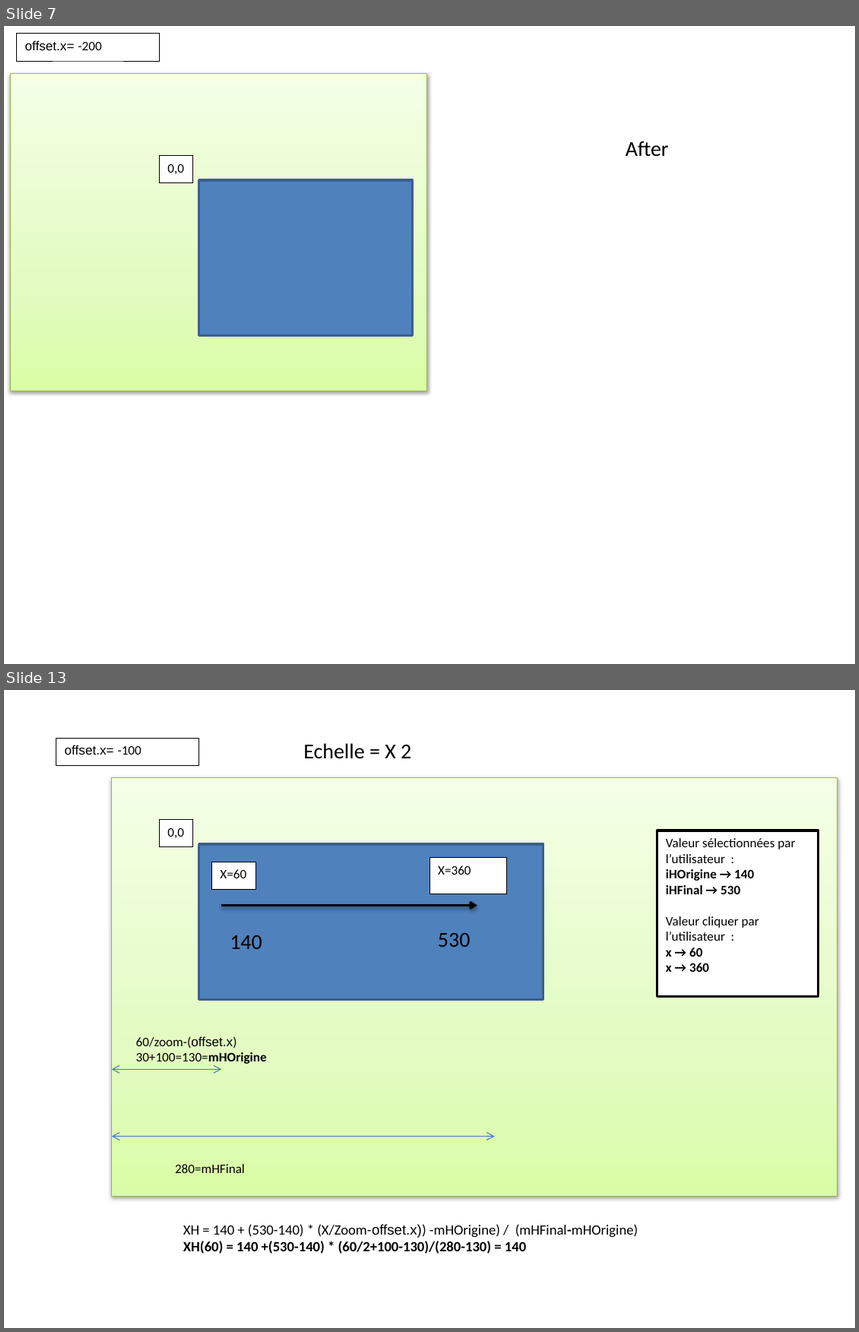
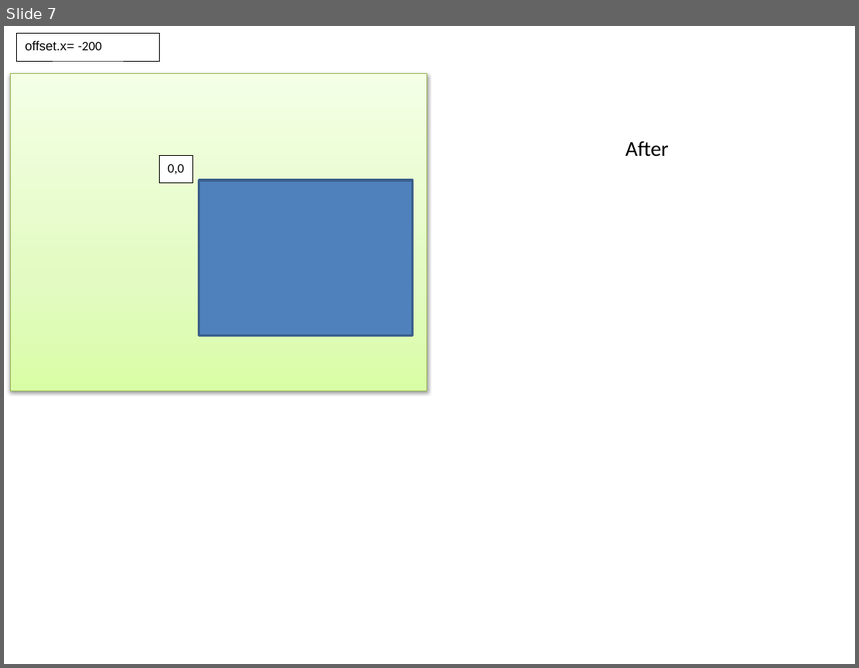
Before and after one commit to ckl67/PAC-Tool, a slide deck: prog_help/pac-tool help draw.pptx. Shown one above the other, each under a label of ours: slides 7 and 13 before the commit, slide 7 after it; the slides between them are not shown. The pictures are 859x1332 and 859x668 pixels, drawn with LibreOffice and Linux fonts; fonts in the diff are those of the drawing. Boxes give left, top, right and bottom in pixels: in the first picture for what was removed or moved away, otherwise in the second. Text is boxed around its words. In the diff, an @@ line names an element or a change of style, - is before the commit and + after.

```diff
--- a/prog_help/pac-tool help draw.pptx
+++ b/prog_help/pac-tool help draw.pptx
@@ slide 13 removed at bbox=[4, 690, 855, 1328], background #FFFFFF @@
@@ rectangle removed at bbox=[56, 739, 199, 766] @@
-offset.x= -100
@@ text removed at bbox=[303, 743, 411, 759] @@
-Echelle = X 2
@@ rectangle removed at bbox=[112, 777, 838, 1196] @@
@@ rectangle removed at bbox=[159, 819, 192, 847] @@
-0,0
@@ rectangle removed at bbox=[199, 844, 544, 999] @@
@@ rectangle removed at bbox=[658, 831, 819, 996] @@
-Valeur sélectionnées par l’utilisateur :
-iHOrigine → 140
-iHFinal → 530
-Valeur cliquer par l’utilisateur :
-x → 60
-x → 360
@@ rectangle removed at bbox=[211, 862, 256, 889] @@
-X=60
@@ rectangle removed at bbox=[430, 858, 507, 894] @@
-X=360
@@ arrow removed from (222, 905) to (477, 905) @@
@@ text removed at bbox=[230, 935, 262, 949] @@
-140
@@ text removed at bbox=[438, 933, 471, 947] @@
-530
@@ text removed at bbox=[136, 1037, 267, 1064] @@
-60/zoom-(offset.x)
-30+100=130=mHOrigine
@@ double arrow removed from (112, 1070) to (222, 1070) @@
@@ double arrow removed from (112, 1137) to (494, 1137) @@
@@ text removed at bbox=[175, 1164, 245, 1173] @@
-280=mHFinal
@@ text removed at bbox=[183, 1224, 638, 1254] @@
-XH = 140 + (530-140) * (X/Zoom-offset.x)) -mHOrigine) / (mHFinal-mHOrigine)
-XH(60) = 140 +(530-140) * (60/2+100-130)/(280-130) = 140
```
Also in this commit, not shown: 5 slides changed, 23 slides added, 10 other slides removed, 14 other files.
